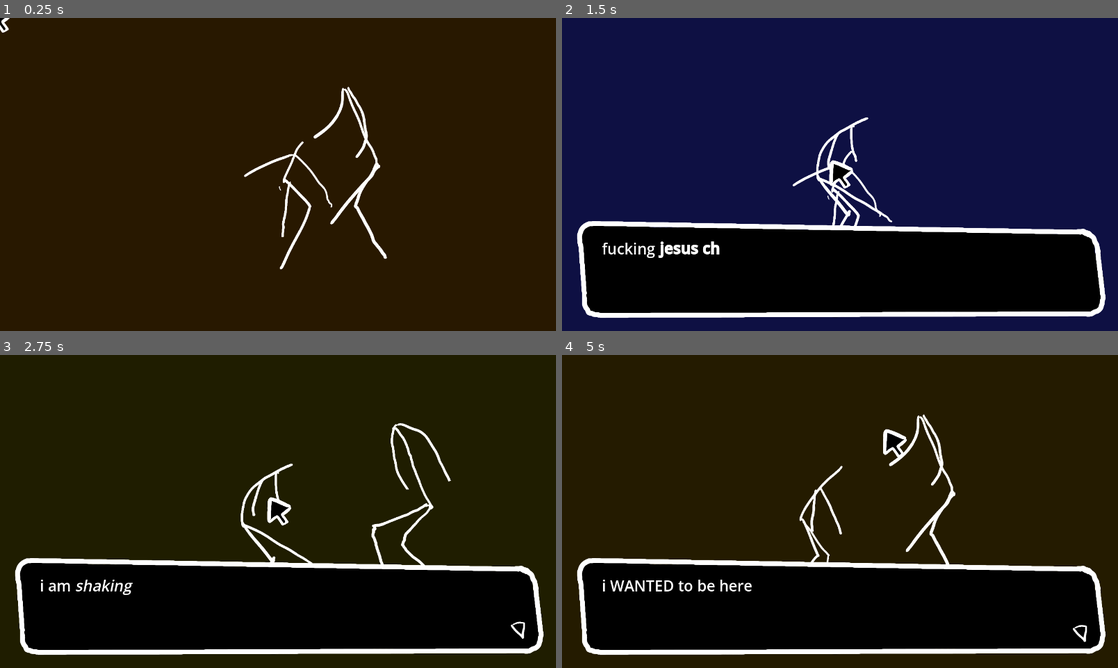
Above: before the commit, frames 1-4 (two rows, left to right).
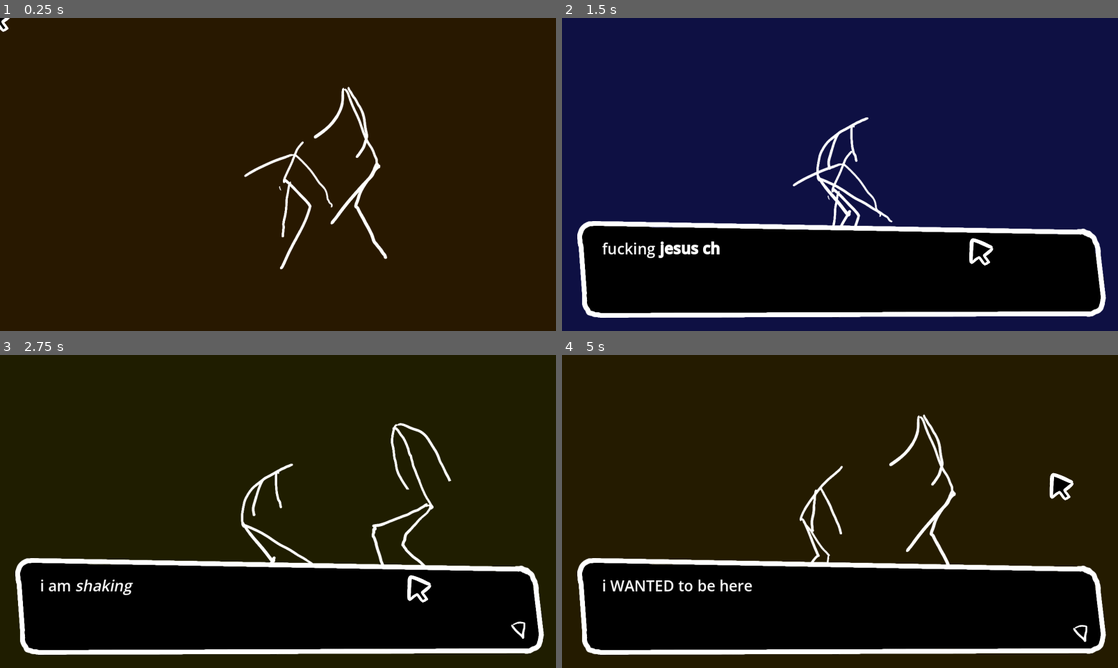
Above: after the commit, the same moments.

Repository: MarmadileManteater/Anxiety-Game
Game: Godot game, scene res://scenes/global/global.tscn
The game is run twice, just before and just after one commit, with the same random seed, the same clock (stepped at 60 frames per second) and the same inputs.
Inputs (mouse positions are in pixels of both pictures, inside the frame that each line leads up to):
- Up to frame 1 (0.25 s): no input
- Up to frame 2 (1.5 s): click (840, 174) at 0.5 s; click (840, 174) at 1.25 s
- Up to frame 3 (2.75 s): click (278, 511) at 2 s
- Up to frame 4 (5 s): move the mouse to (962, 495) at 2.77 s; click (962, 495) at 2.92 s; move the mouse to (728, 527) at 3.52 s; click (728, 527) at 3.67 s; move the mouse to (895, 442) at 4.27 s; click (895, 442) at 4.42 s

The runs differ from the first frame. In frame 1, 0.6% of the frame differs, in the area x 0-70%, y 0-81%; in frame 2, 1.4%; in frame 3, 1.6%; in frame 4, 1.8%, in the area x 2-98%, y 18-96%.

Commit message:
fuck around with scaling

Diff:
--- a/project/project.godot
+++ b/project/project.godot
@@ -17,8 +17,8 @@
 
 [display]
 
-window/size/viewport_width=1365
-window/size/viewport_height=768
+window/size/viewport_width=2047
+window/size/viewport_height=1152
 window/stretch/mode="viewport"
 
 [physics]
--- a/project/scenes/global/global.tscn
+++ b/project/scenes/global/global.tscn
@@ -287,6 +287,10 @@
 scale = Vector2(0.5, 0.5)
 texture = ExtResource("9_i54ly")
 
+[node name="Camera2D" type="Camera2D" parent="." unique_id=1127170600]
+position = Vector2(682, 384)
+zoom = Vector2(1.5, 1.5)
+
 [connection signal="pressed" from="Button" to="." method="_on_click"]
 [connection signal="gui_input" from="TextBox/Label" to="TextBox" method="_on_label_gui_input"]
 [connection signal="gui_input" from="TextBox/Label" to="TextBox" method="_on_gui_input"]
Binary file changed: project/assets/sprites/pointers/default.png
